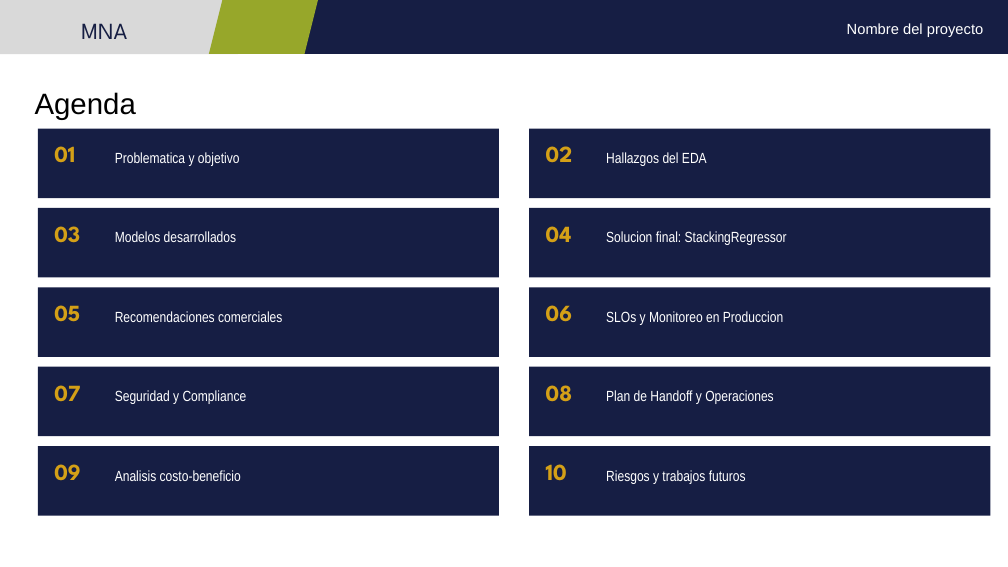
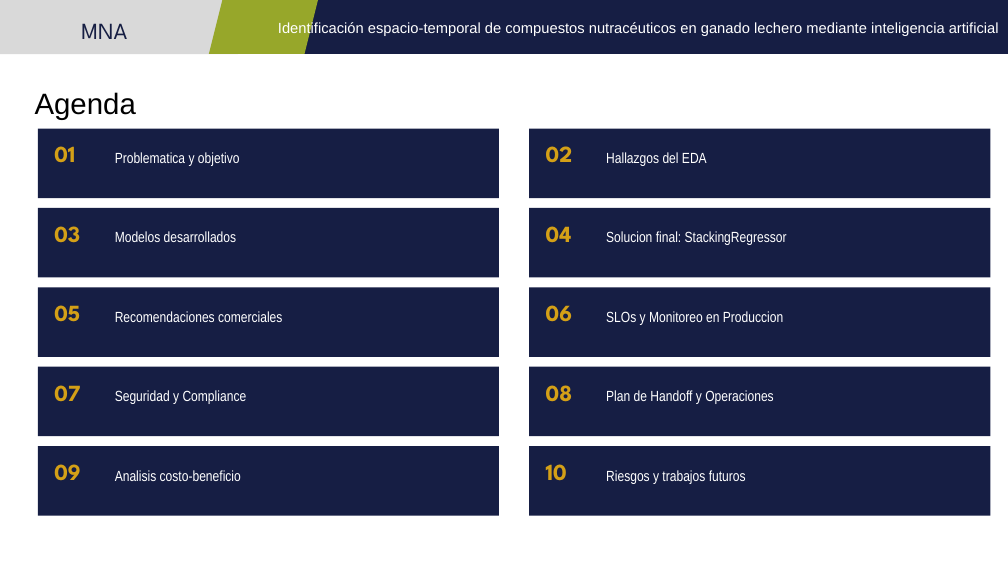
Before and after one commit to jperezg86/ml-nutraceuticos-ganado-lechero, a slide deck: slide 2 of docs/Presentacion_E6_v2_Equipo48.pptx (slide 3 before the commit). Drawn at 1008x567 pixels with LibreOffice and Linux fonts; fonts in the diff are those of the drawing. Boxes give left, top, right and bottom in pixels: in the first picture for what was removed or moved away, otherwise in the second. Text is boxed around its words. In the diff, an @@ line names an element or a change of style, - is before the commit and + after.

```diff
--- a/docs/Presentacion_E6_v2_Equipo48.pptx
+++ b/docs/Presentacion_E6_v2_Equipo48.pptx
@@ text at [278,21,999,36]: text changed @@
-Nombre del proyecto
+Identificación espacio-temporal de compuestos nutracéuticos en ganado lechero mediante inteligencia artificial
```
Also in this commit, not shown: 13 other slides changed, 1 slide removed.
